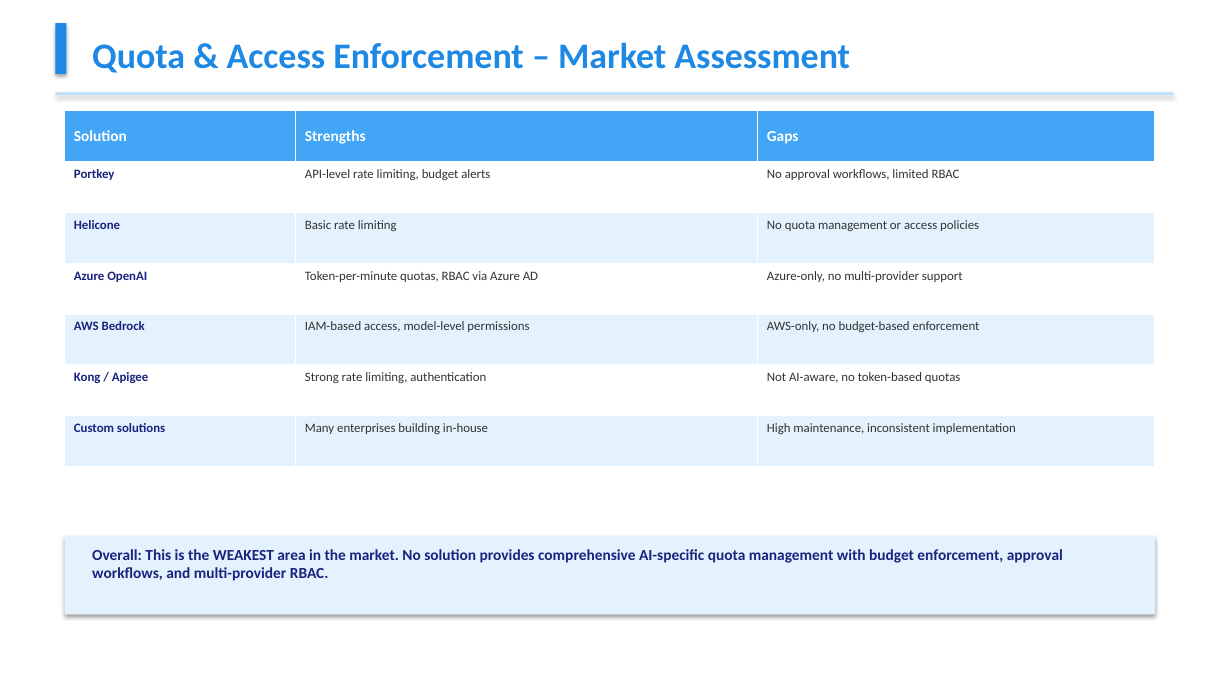
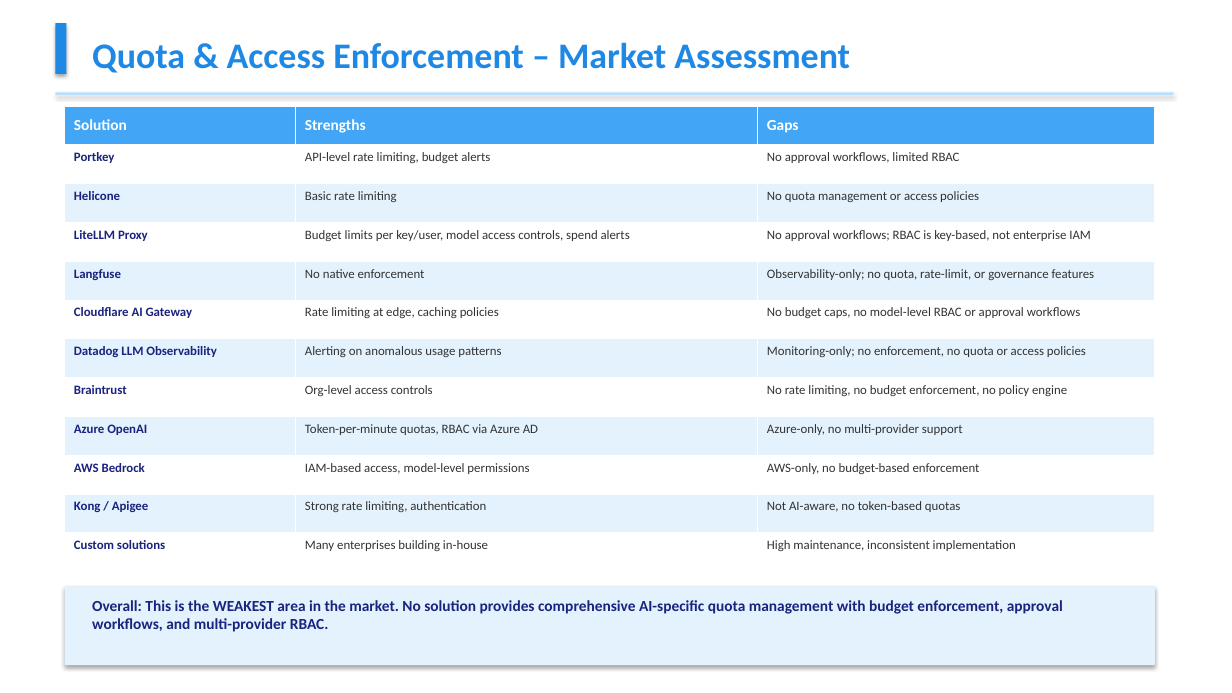
Before and after one commit to Cognition-Partner-Workshops-mirror/app_timesheet, a slide deck: slide 7 of AI_FinOps_Market_Landscape.pptx. Drawn at 1232x693 pixels with LibreOffice and Linux fonts; fonts in the diff are those of the drawing. Boxes give left, top, right and bottom in pixels: in the first picture for what was removed or moved away, otherwise in the second. Text is boxed around its words. In the diff, an @@ line names an element or a change of style, - is before the commit and + after.

```diff
--- a/AI_FinOps_Market_Landscape.pptx
+++ b/AI_FinOps_Market_Landscape.pptx
@@ table at <box>65,106,1155,572</box> @@
+row 4: LiteLLM Proxy | Budget limits per key/user, model access controls, spend alerts | No approval workflows; RBAC is key-based, not enterprise IAM
+row 5: Langfuse | No native enforcement | Observability-only; no quota, rate-limit, or governance features
+row 6: Cloudflare AI Gateway | Rate limiting at edge, caching policies | No budget caps, no model-level RBAC or approval workflows
+row 7: Datadog LLM Observability | Alerting on anomalous usage patterns | Monitoring-only; no enforcement, no quota or access policies
+row 8: Braintrust | Org-level access controls | No rate limiting, no budget enforcement, no policy engine
@@ table: place and size @@
-table at <box>65,111,1155,467</box>
+table at <box>65,106,1155,572</box>
@@ rectangle: place and size @@
-rectangle at <box>65,536,1155,615</box>
+rectangle at <box>65,587,1155,665</box>
@@ text "Overall: This is the WEAKEST ...": place and size @@
-text "Overall: This is the WEAKEST ..." at <box>92,549,1063,581</box>
+text "Overall: This is the WEAKEST ..." at <box>92,600,1063,632</box>
```
Also in this commit, not shown: 4 other slides changed, 1 other file.
